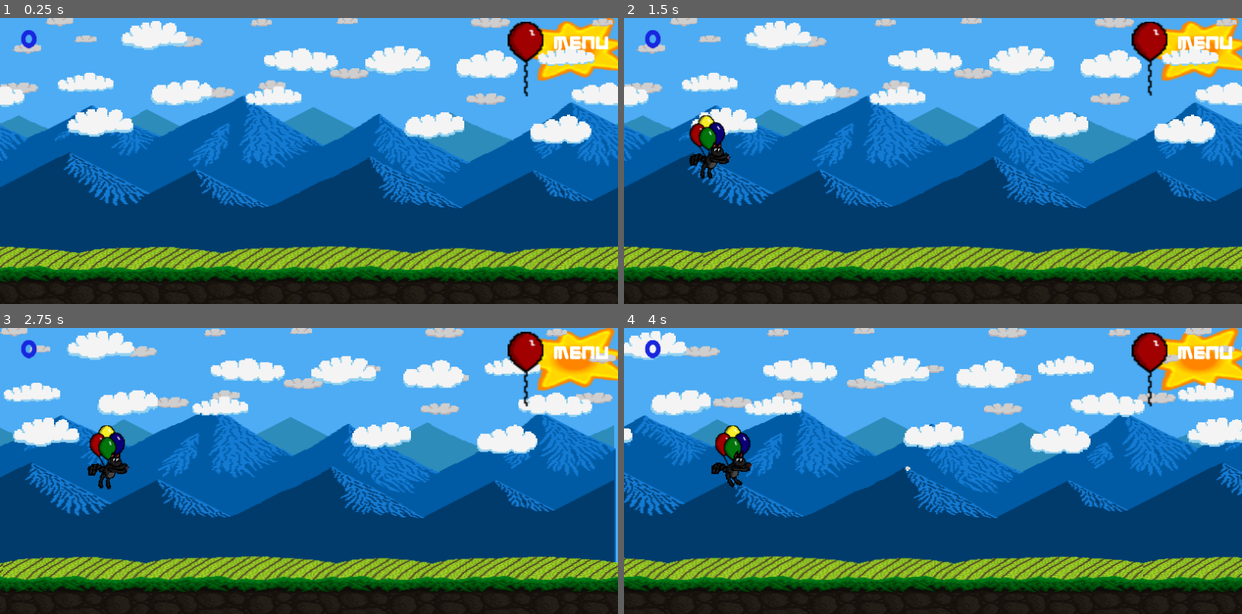
Above: before the commit, frames 1-4 (two rows, left to right).
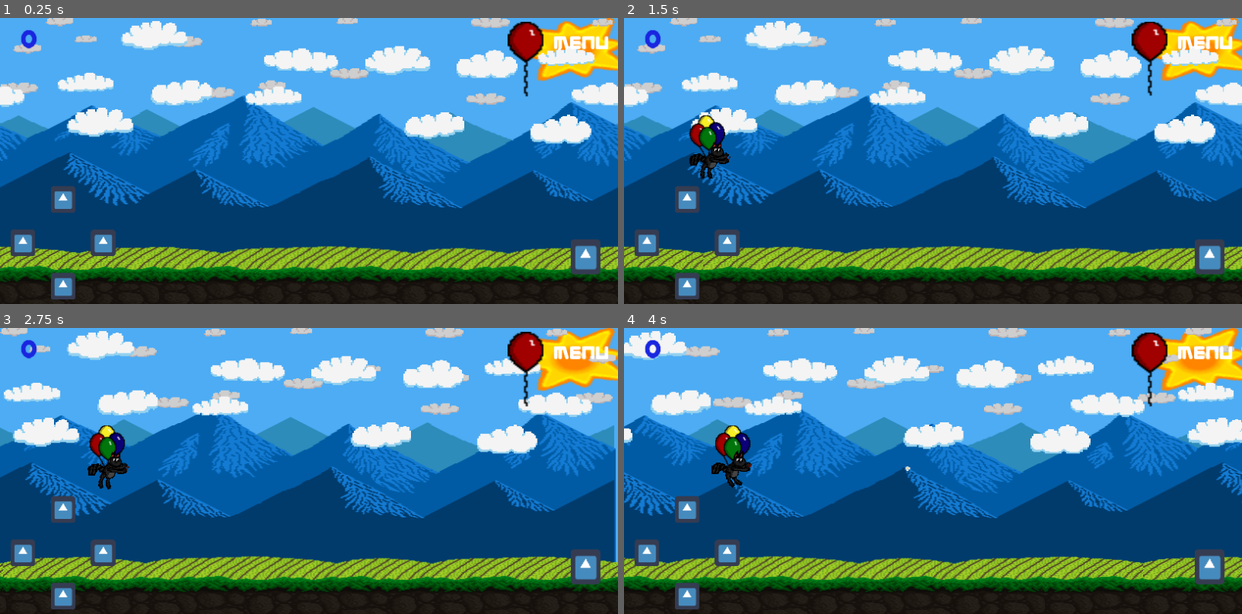
Above: after the commit, the same moments.

Repository: AldieNightStar/balloon_cat
Game: Godot game, scene res://Levels/Level01.tscn
Same seed, same stepped clock (60 frames per second), same inputs: the game is played once before the commit and once after it. This scene is started directly instead of the project's main scene. The engine's default icon, where the game draws it, is replaced by a stand-in: a white triangle on a blue panel in a dark square.
Inputs:
- Up to frame 1 (0.25 s): no input
- Up to frame 2 (1.5 s): tap Enter (ui_accept) at 0.5, 0.6, 0.77, 1.07, 1.35 s
- Up to frame 3 (2.75 s): tap Enter (ui_accept) at 1.52, 1.82, 2.1 s
- Up to frame 4 (4 s): tap Enter (ui_accept) at 2.85, 3.02, 3.32, 3.6, 3.77 s

The runs differ from the first frame. In frame 1, 2.1% of the frame differs, in the area x 1-98%, y 58-99%; in frame 2, 2.1%; in frame 3, 2.1%; in frame 4, 2.1%.

Commit message:
Joystick

Diff:
--- /dev/null
+++ b/Objects/Button/ActionButton.tscn
@@ -0,0 +1,30 @@
+[gd_scene load_steps=4 format=2]
+
+[ext_resource path="res://icon.png" type="Texture" id=1]
+
+[sub_resource type="CircleShape2D" id=3]
+
+[sub_resource type="GDScript" id=2]
+script/source = "extends TouchScreenButton
+
+export var action_value = \"ui_up\"
+
+func _ready():
+	connect(\"pressed\", self, \"_pressed\")
+	connect(\"released\", self, \"_released\")
+
+func _pressed():
+	Input.action_press(action_value)
+
+func _released():
+	Input.action_release(action_value)
+"
+
+[node name="ActionButton" type="TouchScreenButton"]
+shape = SubResource( 3 )
+shape_centered = false
+script = SubResource( 2 )
+
+[node name="Sprite" type="Sprite" parent="."]
+scale = Vector2( 0.19317, 0.19063 )
+texture = ExtResource( 1 )
--- a/Objects/Cat.tscn
+++ b/Objects/Cat.tscn
@@ -134,7 +134,7 @@
 		if (invincible_time < 1):
 			emit_signal(\"change_invincible\", false)
 
-func make_invincible(n = 3):
+func make_invincible(n = 2):
 	if (invincible_time < 1):
 		emit_signal(\"change_invincible\", true)
 		if n < 1:
--- a/Objects/LevelHolder.tscn
+++ b/Objects/LevelHolder.tscn
@@ -1,8 +1,10 @@
-[gd_scene load_steps=15 format=2]
+[gd_scene load_steps=17 format=2]
 
 [ext_resource path="res://Objects/Cat.tscn" type="PackedScene" id=1]
 [ext_resource path="res://assets/Fonts/zorque.ttf" type="DynamicFontData" id=2]
 [ext_resource path="res://Objects/Button/LabelButton.tscn" type="PackedScene" id=3]
+[ext_resource path="res://Objects/UI/Joystick.tscn" type="PackedScene" id=4]
+[ext_resource path="res://Objects/Button/ActionButton.tscn" type="PackedScene" id=5]
 
 [sub_resource type="GDScript" id=1]
 script/source = "extends Node2D
@@ -201,7 +203,17 @@
 [node name="Anim" type="AnimationPlayer" parent="clayer"]
 anims/Score_Update = SubResource( 4 )
 
+[node name="Joystick2" parent="clayer" instance=ExtResource( 4 )]
+position = Vector2( 82.8336, 295.775 )
+scale = Vector2( 2.63903, 2.85294 )
+
+[node name="ActionButton" parent="." instance=ExtResource( 5 )]
+position = Vector2( 360.381, 125.962 )
+scale = Vector2( 3.2085, 3.7602 )
+action_value = "ui_accept"
+
 [node name="camera" type="Camera2D" parent="."]
+visible = false
 position = Vector2( -3, 0 )
 scale = Vector2( 4.3337, 3.38059 )
 
--- /dev/null
+++ b/Objects/UI/Joystick.tscn
@@ -0,0 +1,20 @@
+[gd_scene load_steps=2 format=2]
+
+[ext_resource path="res://Objects/Button/ActionButton.tscn" type="PackedScene" id=1]
+
+[node name="Joystick" type="Node2D"]
+
+[node name="Up" parent="." instance=ExtResource( 1 )]
+position = Vector2( 0, -20 )
+
+[node name="Down" parent="." instance=ExtResource( 1 )]
+position = Vector2( 0, 20 )
+action_value = "ui_down"
+
+[node name="Left" parent="." instance=ExtResource( 1 )]
+position = Vector2( -20, 0 )
+action_value = "ui_left"
+
+[node name="Right" parent="." instance=ExtResource( 1 )]
+position = Vector2( 20, 0 )
+action_value = "ui_right"
Not shown, changed: export_presets.cfg
